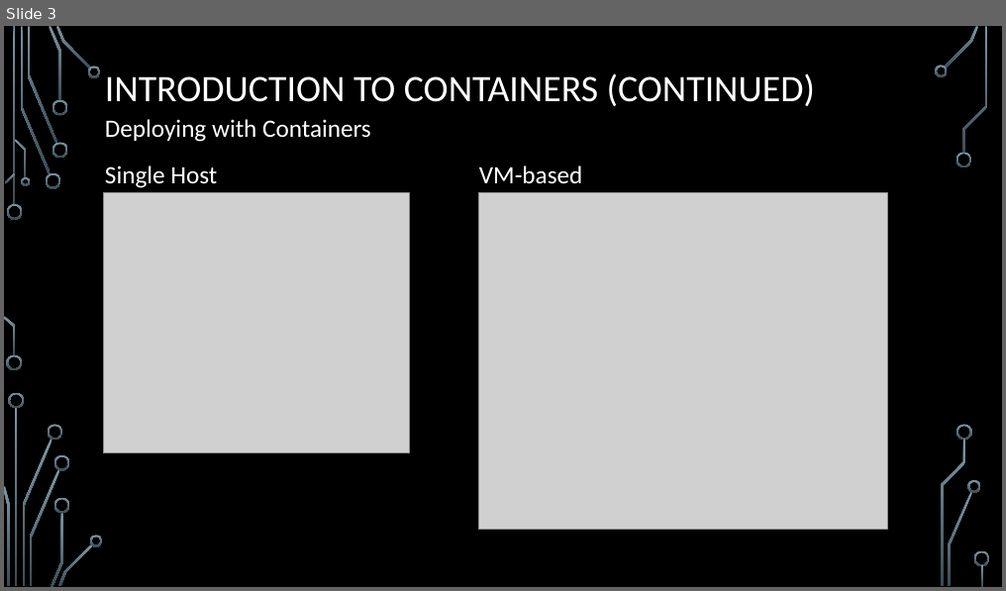
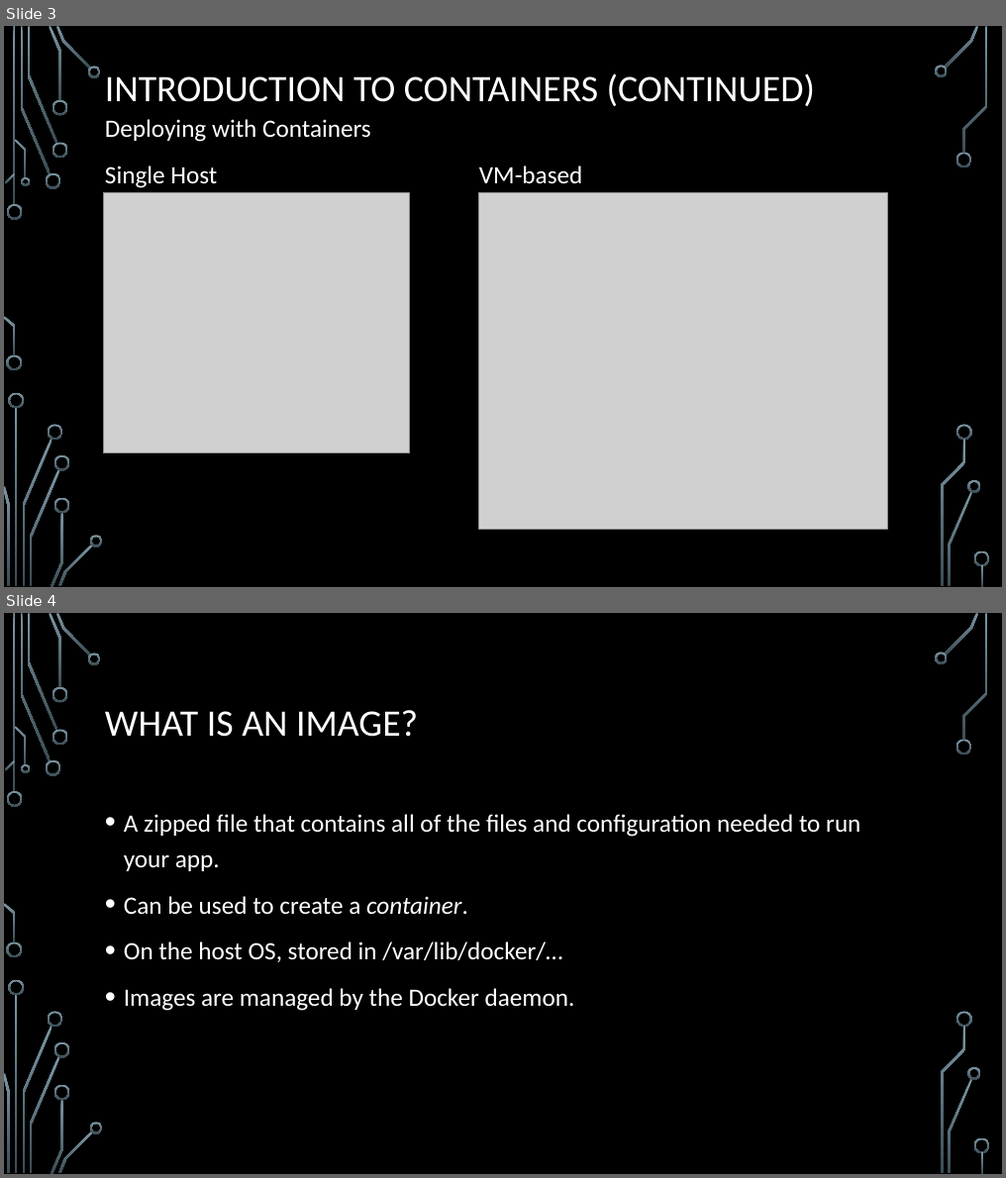
Before and after one commit to jamesche75/Linux-Boot-Camp, a slide deck: Modules/Module 3 - Intro to Docker/Module 3 - Intro to Docker.pptx. Shown one above the other, each under a label of ours: slide 3 before the commit, slides 3 and 4 after it. The pictures are 1006x591 and 1006x1178 pixels, drawn with LibreOffice and Linux fonts; fonts in the diff are those of the drawing; grey boxes stand for pictures; background and template pictures are left out. Boxes give left, top, right and bottom in pixels: in the first picture for what was removed or moved away, otherwise in the second. Text is boxed around its words. In the diff, an @@ line names an element or a change of style, - is before the commit and + after.

```diff
--- a/Modules/Module 3 - Intro to Docker/Module 3 - Intro to Docker.pptx
+++ b/Modules/Module 3 - Intro to Docker/Module 3 - Intro to Docker.pptx
@@ slide 4 added at bbox=[4, 613, 1002, 1174], background picture (left out); not listed: 36 template elements that a slide beside it also shows @@
@@ title added at bbox=[105, 710, 418, 737], 36 pt, text #FFFFFF @@
+WHAT IS AN IMAGE?
@@ text added at bbox=[124, 814, 860, 1011], 24 pt, text #FFFFFF @@
+• A zipped file that contains all of the files and configuration needed to run your app.
+• Can be used to create a container.
+• On the host OS, stored in /var/lib/docker/…
+• Images are managed by the Docker daemon.
```
Also in this commit, not shown: 3 slides changed, 2 other files.
